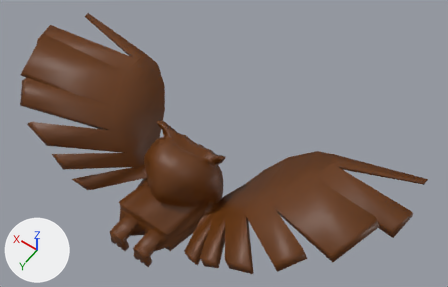
What one commit did to the glTF model assets/models/owllowpoly.glb.
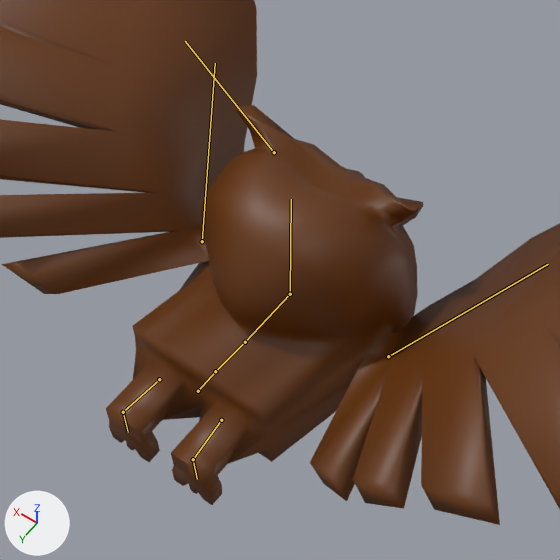
There are two pictures of each version: one whole from a 50 mm camera at (-1.49, 1.33, 3.36) aimed at (-0.17, -0.51, 0.46), one close up on the part from 16% to 61% of the width and 29% to 100% of the height. The lights are fixed; the arrows at lower left show +X, +Y and +Z. The first two pictures are the older version. Both versions are drawn at frame 1 of the action 'fly'; the numbers are the values there. The bones that change, and the others that lie on the model, are drawn over the model as lines in the close-ups.

Objects in the first close-up: 'OwlApply'.
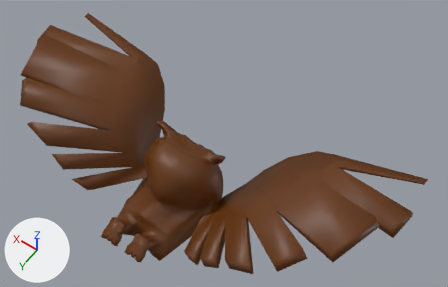
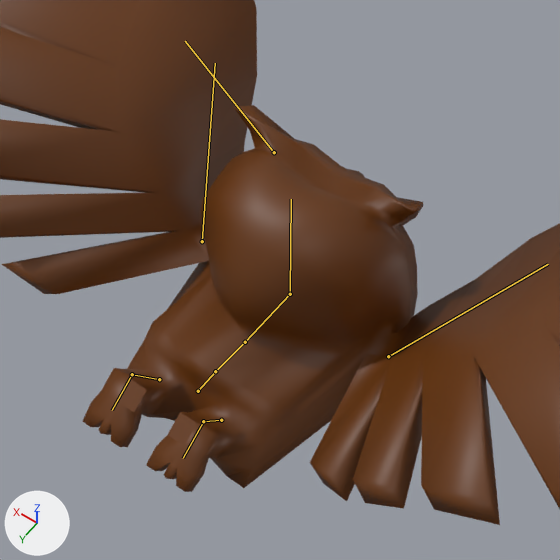
Changed parts and their boxes [x1, y1, x2, y2] in the close-ups (560 x 560 px):
'OwlApply', posed
    both: [0, 0, 560, 525]
bone 'leg.l', root to tip
    before: (159, 379) to (123, 412)
    after: (159, 379) to (132, 374)
bone 'leg.r', root to tip
    before: (221, 420) to (193, 459)
    after: (221, 420) to (203, 421)

The edits, one by one:
Bone 'leg.l' (bone_leg_l) turns from (0, 0, 0) to (3, 5, 57) degrees about its own x, y and z.
Bone 'leg.r' (bone_leg_r) turns from (0, 0, 0) to (3, -5, -57) degrees about its own x, y and z.
